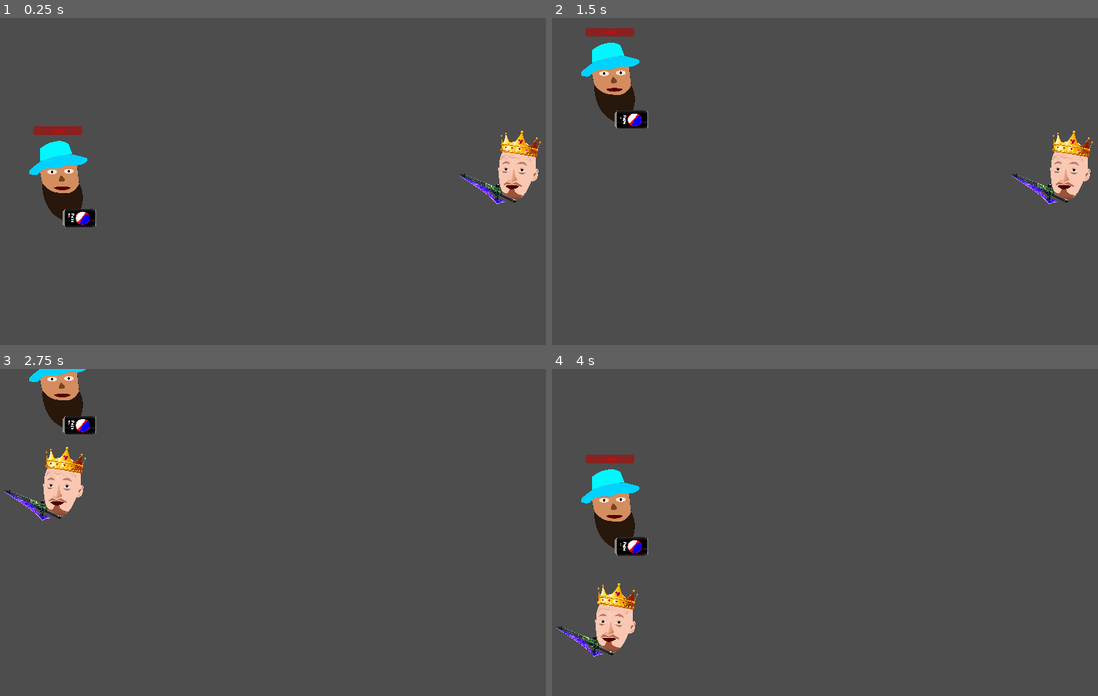
Above: before the commit, frames 1-4 (two rows, left to right).
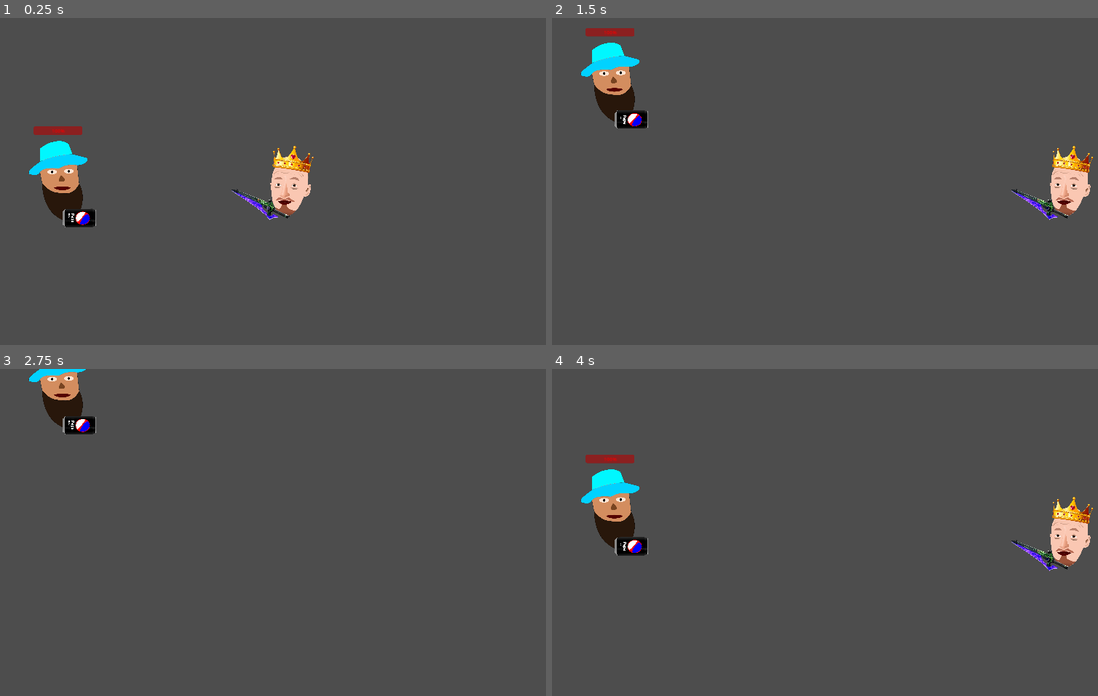
Above: after the commit, the same moments.

Repository: Seakorv/SmokeCheesesOfPapaTrouga
Game: Godot game, scene res://Scenes/jt_ai.tscn
Same seed, same stepped clock (60 frames per second), same inputs: the game is played once before the commit and once after it. This scene is started directly instead of the project's main scene.
Inputs:
- Up to frame 1 (0.25 s): no input
- Up to frame 2 (1.5 s): hold W (move_up) 0.53-1.28 s; tap Space (shoot_pepemake) at 0.6, 1.35 s; hold S (move_down) from 1.28 s (still down)
- Up to frame 3 (2.75 s): release S (move_down) at 2.03 s; hold W (move_up) from 2.03 s (still down); tap Space (shoot_pepemake) at 2.1 s
- Up to frame 4 (4 s): tap Space (shoot_pepemake) at 2.85, 3.6 s; tap Enter at 3.5 s; release W (move_up) at 3.53 s; hold S (move_down) from 3.53 s (still down)

The runs differ from the first frame. In frame 1, 2.7% of the frame differs, in the area x 42-100%, y 34-62%; in frame 2, 1.6%; in frame 3, 1.3%; in frame 4, 2.7%, in the area x 0-100%, y 39-88%.

Commit message:
JT's movement is done

Diff:
--- a/Scenes/jt_ai.tscn
+++ b/Scenes/jt_ai.tscn
@@ -9,13 +9,12 @@
 script = ExtResource("1_y42fm")
 
 [node name="Jt_nd" parent="." instance=ExtResource("1_18ym5")]
-position = Vector2(1758, 486)
+position = Vector2(1758, 540)
 
 [node name="JtSpawn" type="Marker2D" parent="."]
-position = Vector2(1756, 489)
+position = Vector2(1756, 540)
 
 [node name="JtEagerEdgeTimer" type="Timer" parent="."]
-wait_time = 0.5
 autostart = true
 
 [node name="PapaT" parent="." instance=ExtResource("3_gx8pi")]
--- a/Scripts/jt_ai.gd
+++ b/Scripts/jt_ai.gd
@@ -2,7 +2,12 @@
 
 @onready var boss = $Jt_nd
 @onready var jt_spawn = $JtSpawn
-var movement_timer = 0
+## Position where i want JT to arrive
+var end_position
+## JT's position
+var boss_position
+var randomvecotr = Vector2(-500, 540)
+var timersplitter = 0
 
 # Called when the node enters the scene tree for the first time.
 func _ready():
@@ -11,18 +16,23 @@
 
 # Called every frame. 'delta' is the elapsed time since the previous frame.
 func _physics_process(delta):
-	pass
+	end_position = randomvecotr
+	boss_position = (end_position - boss.position).normalized()
+	boss.position += boss_position * delta * boss.speed
 
 
-func eager_edge():
-	var x = -1500
-	var y = randi_range(500, -500)
-	boss.position += Vector2(x, y)
+func random_vector():
+	var x = -500
+	var y = randi_range(-200, 1280)
+	return Vector2(x, y)
 
 
 func _on_jt_eager_edge_timer_timeout():
-	eager_edge()
-	movement_timer += 1
-	if movement_timer == 2:
-		boss.global_position = jt_spawn.global_position
-		movement_timer = 0
+	timersplitter += 1
+	boss.global_position = jt_spawn.global_position
+	if timersplitter == 1:
+		randomvecotr = jt_spawn.global_position
+
+	if timersplitter == 2:
+		randomvecotr = random_vector()
+		timersplitter = 0
--- a/Scripts/jt_nd.gd
+++ b/Scripts/jt_nd.gd
@@ -1,7 +1,7 @@
 class_name Jt extends Boss
 
 @export var health = 50
-@export var speed = 1000
+@export var speed = 3000
 
 # Called when the node enters the scene tree for the first time.
 func _ready():
@@ -9,7 +9,7 @@
 
 
 # Called every frame. 'delta' is the elapsed time since the previous frame.
-func _process(delta):
+func _physics_process(delta):
 	pass
 
 
